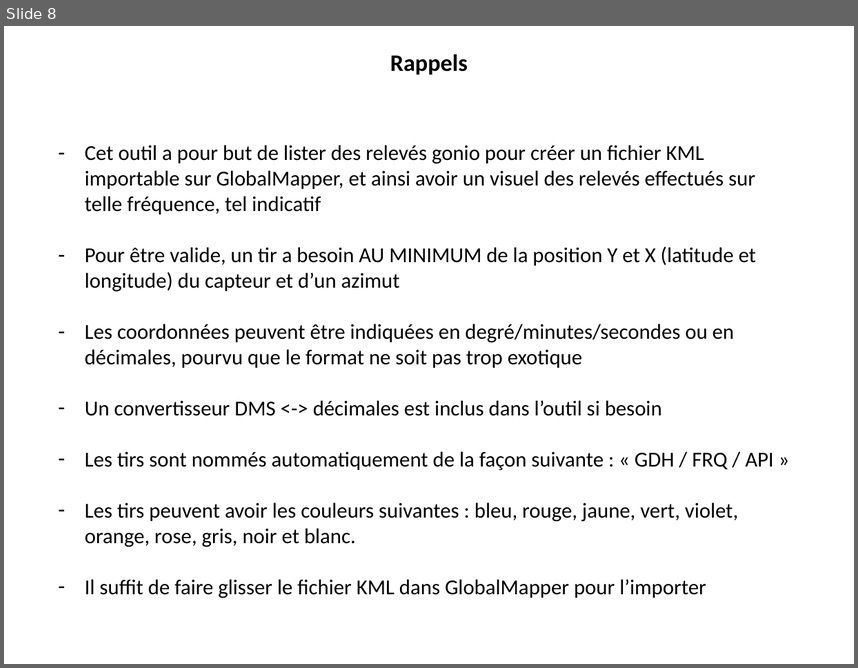
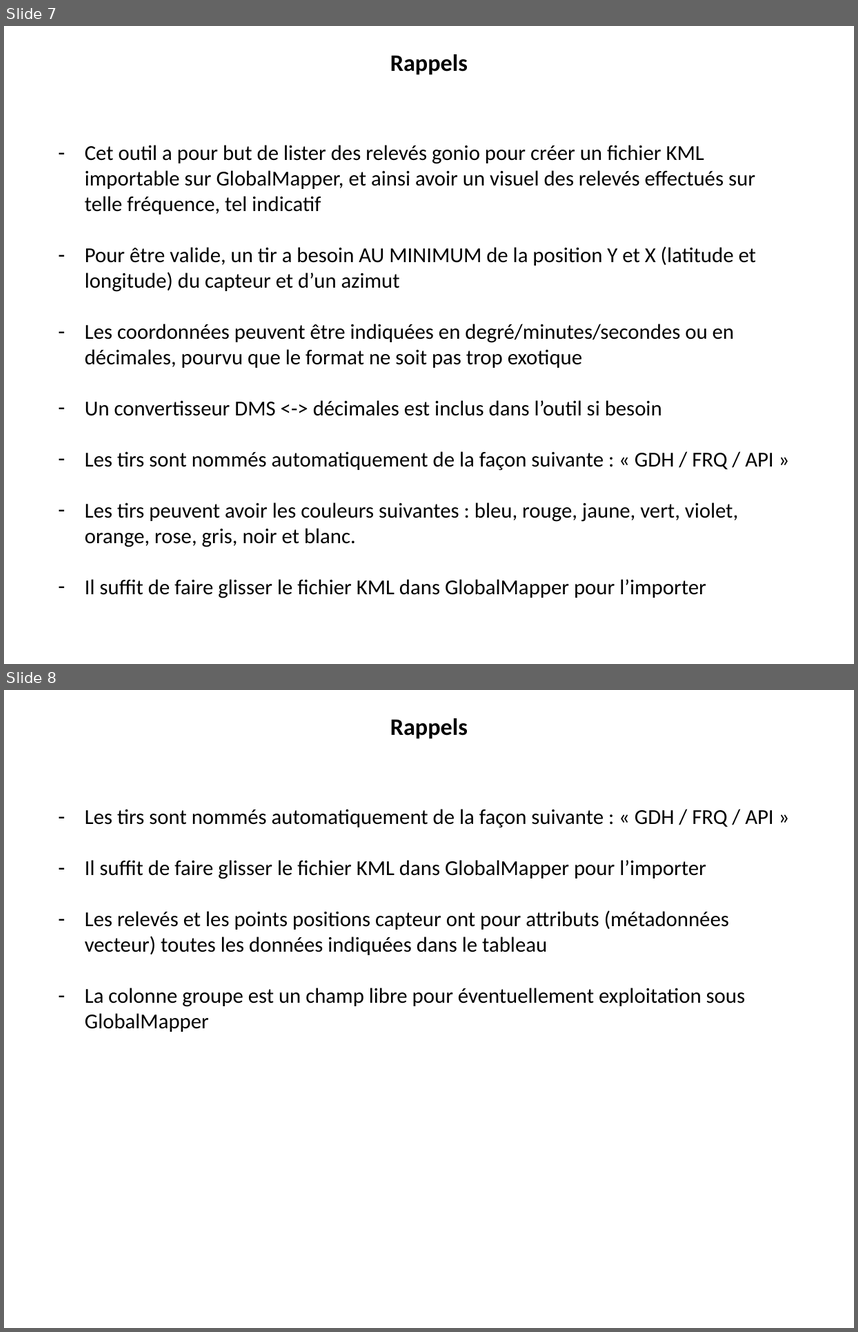
Before and after one commit to 20100dbg/OutilsGeo, a slide deck: TUTO_BDD_GONIO.pptx. Shown one above the other, each under a label of ours: slide 8 before the commit, slides 7 and 8 after it. The pictures are 858x668 and 858x1332 pixels, drawn with LibreOffice and Linux fonts; fonts in the diff are those of the drawing; background and template pictures are left out. Boxes give left, top, right and bottom in pixels: in the first picture for what was removed or moved away, otherwise in the second. Text is boxed around its words. In the diff, an @@ line names an element or a change of style, - is before the commit and + after.

```diff
--- a/TUTO_BDD_GONIO.pptx
+++ b/TUTO_BDD_GONIO.pptx
@@ slide 8 added at [4, 690, 854, 1328], background #FFFFFF @@
@@ text added at [390, 718, 468, 739], 20 pt, text #000000, bold @@
+Rappels
@@ text added at [85, 809, 773, 1032], 18 pt, text #000000 @@
+– Les tirs sont nommés automatiquement de la façon suivante : « GDH / FRQ / API »
+– Il suffit de faire glisser le fichier KML dans GlobalMapper pour l’importer
+– Les relevés et les points positions capteur ont pour attributs (métadonnées vecteur) toutes les données indiquées dans le tableau
+– La colonne groupe est un champ libre pour éventuellement exploitation sous GlobalMapper
@@ what was slide 8 is now slide 7 @@
```
Also in this commit, not shown: 3 slides changed, 3 other slides added, 3 slides removed, 2 other files.
